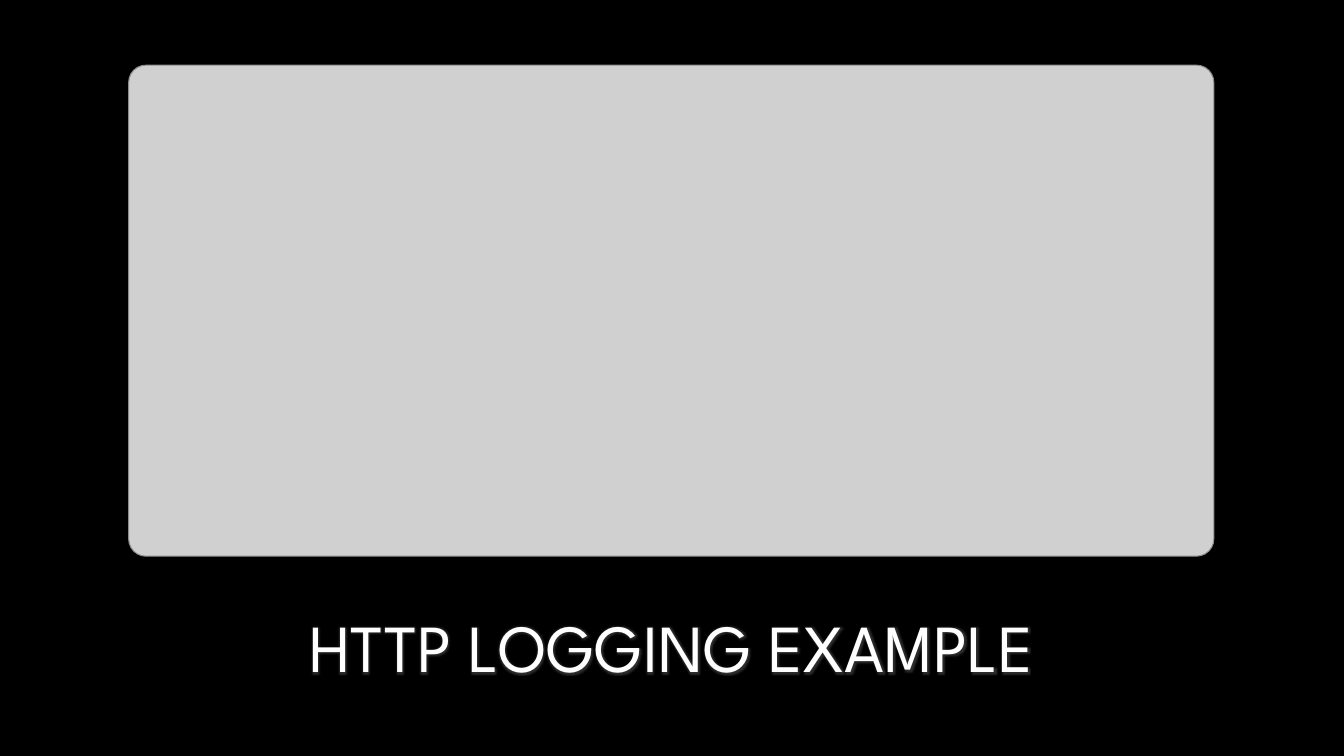
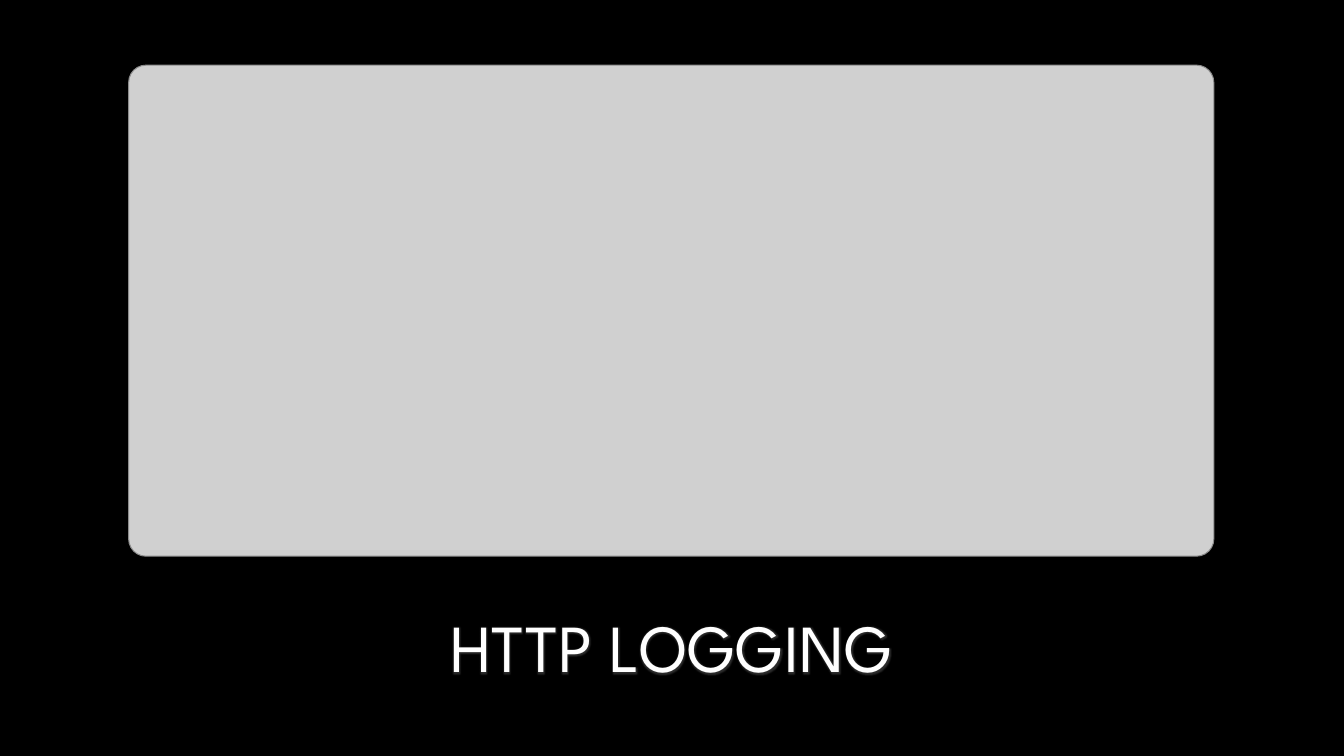
Before and after one commit to dwalleck/opencafe-training, a slide deck: slide 19 of OpenCafeTraining-Part2.pptx (slide 16 before the commit). Drawn at 1344x756 pixels with LibreOffice and Linux fonts; fonts in the diff are those of the drawing; grey boxes stand for pictures; background and template pictures are left out. Boxes give left, top, right and bottom in pixels: in the first picture for what was removed or moved away, otherwise in the second. Text is boxed around its words. In the diff, an @@ line names an element or a change of style, - is before the commit and + after.

Commit message:
Fleshing out logging and runner sections

```diff
--- a/OpenCafeTraining-Part2.pptx
+++ b/OpenCafeTraining-Part2.pptx
@@ title at (451, 626, 893, 674): text changed @@
-HTTP LOGGING EXAMPLE
+HTTP LOGGING
```
Also in this commit, not shown: 5 other slides changed, 9 slides added, 2 slides removed, 5 other files.
